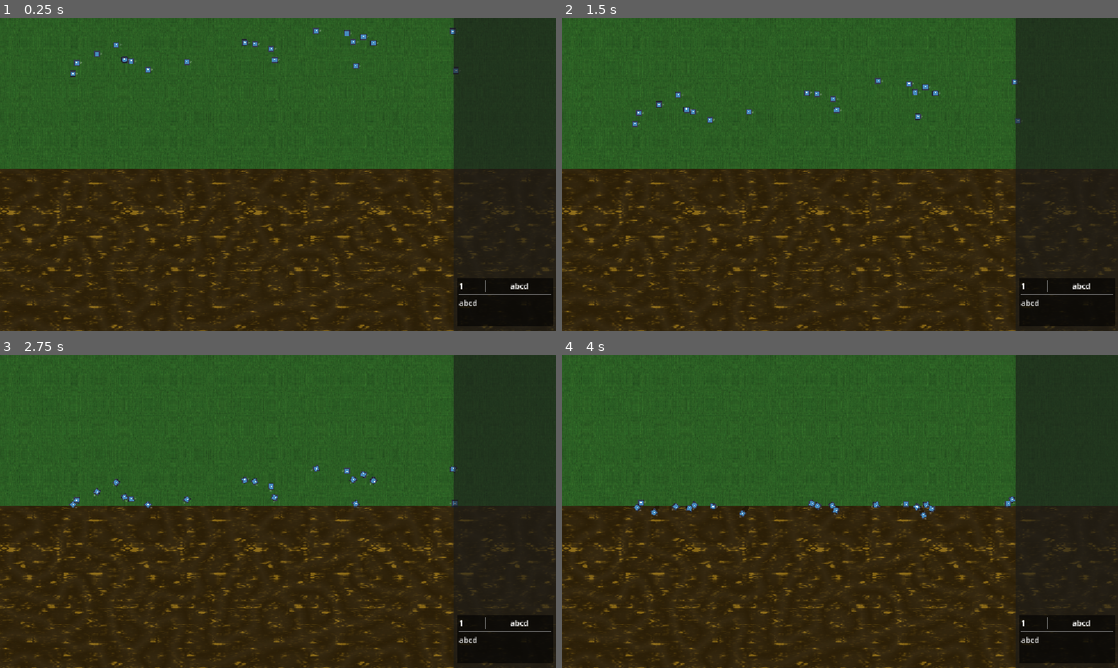
Above: before the commit, frames 1-4 (two rows, left to right).
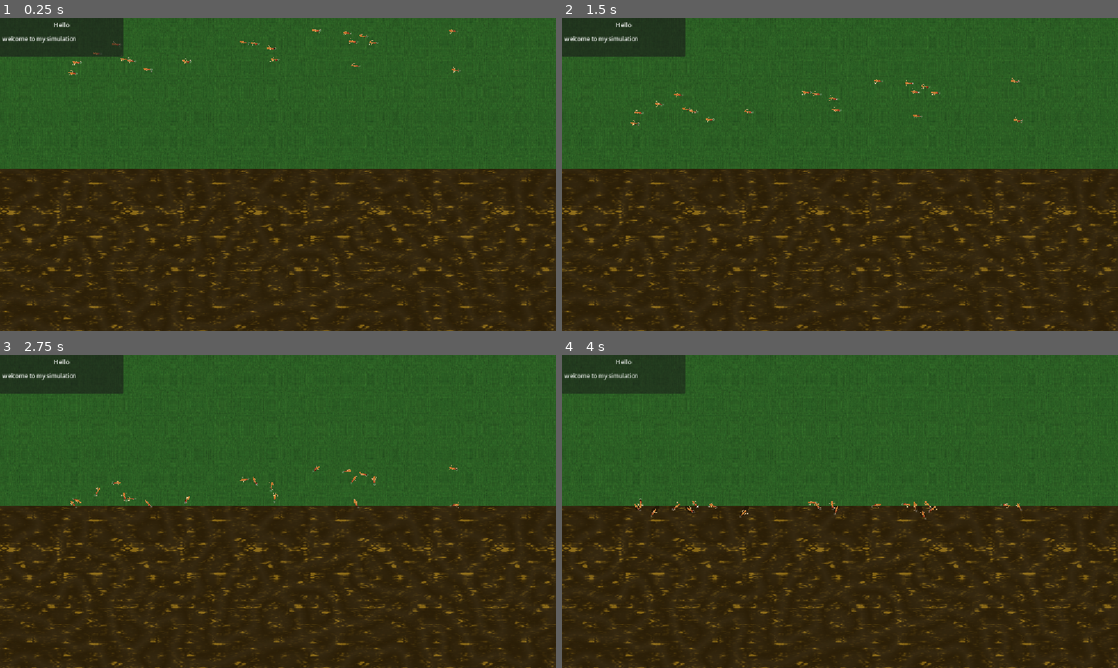
Above: after the commit, the same moments.

Repository: simonM-b/mitosis-sim
Game: Godot game, scene res://scenes/main_game.tscn
Same seed, same stepped clock (60 frames per second), same inputs: the game is played once before the commit and once after it. The engine's default icon, where the game draws it, is replaced by a stand-in: a white triangle on a blue panel in a dark square.
Inputs:
- Up to frame 1 (0.25 s): no input
- Up to frame 2 (1.5 s): no input
- Up to frame 3 (2.75 s): no input
- Up to frame 4 (4 s): no input

The runs differ from the first frame. In frame 1, 15% of the frame differs, in the area x 0-100%, y 0-100%; in frame 2, 15%; in frame 3, 15%; in frame 4, 15%.

Commit message:
added notif and slowrotation

Diff:
--- a/project.godot
+++ b/project.godot
@@ -30,6 +30,11 @@
 "events": [Object(InputEventKey,"resource_local_to_scene":false,"resource_name":"","device":-1,"window_id":0,"alt_press …(191 unchanged characters)…
 ]
 }
+spawnDebugNotif={
+"deadzone": 0.2,
+"events": [Object(InputEventKey,"resource_local_to_scene":false,"resource_name":"","device":-1,"window_id":0,"alt_pressed":false,"shift_pressed":true,"ctrl_pressed":false,"meta_pressed":false,"pressed":false,"keycode":0,"physical_keycode":80,"key_label":0,"unicode":80,"location":0,"echo":false,"script":null)
+]
+}
 
 [physics]
 
--- a/scenes/main_game.tscn
+++ b/scenes/main_game.tscn
@@ -3,7 +3,7 @@
 [ext_resource type="Script" uid="uid://dtptyq1dhs4nj" path="res://scripts/main_game.gd" id="1_72e8q"]
 [ext_resource type="Texture2D" uid="uid://crmrcjxfc2ewg" path="res://images/texturize_grass_1_1024.png" id="3_0rdsr"]
 [ext_resource type="PackedScene" uid="uid://dg0a3ebmqi7on" path="res://scenes/wood.tscn" id="3_d2op2"]
-[ext_resource type="PackedScene" uid="uid://dyqc6vbmt3lm1" path="res://scenes/notif_center.tscn" id="4_0rdsr"]
+[ext_resource type="PackedScene" uid="uid://nw6c5sicmept" path="res://scenes/notification_center.tscn" id="4_0rdsr"]
 
 [node name="main game" type="Node2D" unique_id=744269800]
 script = ExtResource("1_72e8q")
@@ -27,4 +27,9 @@
 [node name="Node2D" type="Node2D" parent="." unique_id=599876324]
 position = Vector2(1022, 0)
 
-[node name="notif center" parent="." unique_id=246688380 instance=ExtResource("4_0rdsr")]
+[node name="CanvasLayer" type="CanvasLayer" parent="." unique_id=1166469372]
+
+[node name="notification center" parent="CanvasLayer" unique_id=175688394 instance=ExtResource("4_0rdsr")]
+size_flags_horizontal = 4
+size_flags_vertical = 0
+mouse_filter = 2
--- a/scenes/notif_center.tscn
+++ /dev/null
@@ -1,41 +0,0 @@
-[gd_scene format=3 uid="uid://dyqc6vbmt3lm1"]
-
-[ext_resource type="Script" uid="uid://cu3dil4i4ib45" path="res://scripts/notif_center.gd" id="1_ihged"]
-
-[node name="notif center" type="Control" unique_id=246688380]
-layout_mode = 3
-anchors_preset = 0
-offset_left = 950.0
-offset_right = 1152.0
-offset_bottom = 648.0
-script = ExtResource("1_ihged")
-
-[node name="Panel" type="Panel" parent="." unique_id=483810128]
-layout_mode = 1
-anchors_preset = 15
-anchor_right = 1.0
-anchor_bottom = 1.0
-offset_left = -10.0
-grow_horizontal = 2
-grow_vertical = 2
-
-[node name="HBoxContainer" type="HBoxContainer" parent="." unique_id=1038569206]
-layout_mode = 1
-anchors_preset = 15
-anchor_right = 1.0
-anchor_bottom = 1.0
-grow_horizontal = 2
-grow_vertical = 2
-theme_override_constants/separation = 0
-
-[node name="MarginContainer" type="MarginContainer" parent="HBoxContainer" unique_id=1138486612]
-layout_mode = 2
-size_flags_horizontal = 3
-theme_override_constants/margin_left = 10
-theme_override_constants/margin_top = 10
-theme_override_constants/margin_right = 20
-theme_override_constants/margin_bottom = 10
-
-[node name="notif container" type="VBoxContainer" parent="HBoxContainer/MarginContainer" unique_id=557378617]
-layout_mode = 2
-size_flags_vertical = 8
--- a/scenes/notif_panel.tscn
+++ /dev/null
@@ -1,69 +0,0 @@
-[gd_scene format=3 uid="uid://d3luw1n8mi704"]
-
-[ext_resource type="Script" uid="uid://cemcnqjppwqki" path="res://scripts/notif_panel.gd" id="1_qe8x6"]
-
-[sub_resource type="StyleBoxFlat" id="StyleBoxFlat_qe8x6"]
-bg_color = Color(0, 0, 0, 0.5882353)
-
-[node name="notif panel" type="Panel" unique_id=361427126]
-custom_minimum_size = Vector2(200, 100)
-anchors_preset = 8
-anchor_left = 0.5
-anchor_top = 0.5
-anchor_right = 0.5
-anchor_bottom = 0.5
-offset_left = -151.0
-offset_top = -20.0
-offset_right = 151.0
-offset_bottom = 20.0
-grow_horizontal = 2
-grow_vertical = 2
-size_flags_horizontal = 4
-theme_override_styles/panel = SubResource("StyleBoxFlat_qe8x6")
-script = ExtResource("1_qe8x6")
-
-[node name="MarginContainer" type="MarginContainer" parent="." unique_id=633591570]
-layout_mode = 1
-anchors_preset = 15
-anchor_right = 1.0
-anchor_bottom = 1.0
-grow_horizontal = 2
-grow_vertical = 2
-theme_override_constants/margin_left = 5
-theme_override_constants/margin_top = 5
-theme_override_constants/margin_right = 5
-theme_override_constants/margin_bottom = 5
-
-[node name="VBoxContainer" type="VBoxContainer" parent="MarginContainer" unique_id=391233707]
-layout_mode = 2
-size_flags_horizontal = 3
-
-[node name="HBoxContainer" type="HBoxContainer" parent="MarginContainer/VBoxContainer" unique_id=1701023622]
-layout_mode = 2
-
-[node name="id" type="Label" parent="MarginContainer/VBoxContainer/HBoxContainer" unique_id=20977259]
-custom_minimum_size = Vector2(48, 0)
-layout_mode = 2
-text = "00000"
-
-[node name="VSeparator" type="VSeparator" parent="MarginContainer/VBoxContainer/HBoxContainer" unique_id=1574001642]
-layout_mode = 2
-
-[node name="CenterContainer" type="CenterContainer" parent="MarginContainer/VBoxContainer/HBoxContainer" unique_id=1966740416]
-layout_mode = 2
-size_flags_horizontal = 3
-
-[node name="title" type="Label" parent="MarginContainer/VBoxContainer/HBoxContainer/CenterContainer" unique_id=164495361]
-layout_mode = 2
-size_flags_horizontal = 0
-size_flags_vertical = 1
-text = "TITLE"
-
-[node name="HSeparator" type="HSeparator" parent="MarginContainer/VBoxContainer" unique_id=525714097]
-layout_mode = 2
-
-[node name="text" type="Label" parent="MarginContainer/VBoxContainer" unique_id=2022631781]
-layout_mode = 2
-size_flags_horizontal = 0
-size_flags_vertical = 0
-text = "this is a test"
--- /dev/null
+++ b/scenes/notification_center.tscn
@@ -0,0 +1,21 @@
+[gd_scene format=3 uid="uid://nw6c5sicmept"]
+
+[ext_resource type="Script" uid="uid://bpis7niue6u7v" path="res://scripts/notification_center.gd" id="1_4k325"]
+
+[node name="notification center" type="Control" unique_id=175688394]
+layout_mode = 3
+anchor_right = 0.22200002
+anchor_bottom = 1.0
+offset_right = 0.25598145
+grow_horizontal = 2
+grow_vertical = 2
+script = ExtResource("1_4k325")
+
+[node name="container" type="VBoxContainer" parent="." unique_id=1097525660]
+layout_mode = 1
+anchors_preset = -1
+anchor_right = 1.0
+anchor_bottom = 1.0
+offset_bottom = -568.0
+grow_horizontal = 2
+mouse_filter = 2
--- /dev/null
+++ b/scenes/notification_panel.tscn
@@ -0,0 +1,44 @@
+[gd_scene format=3 uid="uid://cxyqasawlioy3"]
+
+[ext_resource type="Script" uid="uid://bfa6sgt5g05u3" path="res://scripts/notification_panel.gd" id="1_s2f68"]
+
+[node name="notification panel" type="Panel" unique_id=1190292874]
+custom_minimum_size = Vector2(200, 80)
+offset_right = 40.0
+offset_bottom = 40.0
+mouse_filter = 2
+script = ExtResource("1_s2f68")
+
+[node name="MarginContainer" type="MarginContainer" parent="." unique_id=1143936289]
+layout_mode = 1
+anchors_preset = 15
+anchor_right = 1.0
+anchor_bottom = 1.0
+grow_horizontal = 2
+grow_vertical = 2
+mouse_filter = 2
+theme_override_constants/margin_left = 5
+theme_override_constants/margin_top = 5
+theme_override_constants/margin_right = 5
+theme_override_constants/margin_bottom = 5
+
+[node name="VBoxContainer" type="VBoxContainer" parent="MarginContainer" unique_id=952769737]
+layout_mode = 2
+mouse_filter = 2
+
+[node name="title" type="Label" parent="MarginContainer/VBoxContainer" unique_id=1239528001]
+layout_mode = 2
+size_flags_horizontal = 4
+theme_override_font_sizes/font_size = 13
+text = "Title"
+
+[node name="HSeparator" type="HSeparator" parent="MarginContainer/VBoxContainer" unique_id=903662930]
+layout_mode = 2
+mouse_filter = 2
+
+[node name="text" type="Label" parent="MarginContainer/VBoxContainer" unique_id=211586702]
+layout_mode = 2
+size_flags_horizontal = 0
+theme_override_font_sizes/font_size = 12
+text = "one
+two"
--- a/scenes/termite.tscn
+++ b/scenes/termite.tscn
@@ -1,7 +1,7 @@
 [gd_scene format=3 uid="uid://bmuhulpjmv1m7"]
 
 [ext_resource type="Script" uid="uid://bqb3flbyrc8vc" path="res://scripts/termite.gd" id="1_8m3yg"]
-[ext_resource type="Texture2D" uid="uid://cydvckkirmoy0" path="res://icon.svg" id="1_ba3qj"]
+[ext_resource type="Texture2D" uid="uid://dc630vax7ejg4" path="res://images/termite.png" id="2_06t62"]
 
 [sub_resource type="CircleShape2D" id="CircleShape2D_06t62"]
 radius = 6.0
@@ -15,8 +15,9 @@
 
 [node name="Sprite2D" type="Sprite2D" parent="." unique_id=294589785]
 texture_filter = 1
+rotation = 1.8185441
 scale = Vector2(0.1, 0.1)
-texture = ExtResource("1_ba3qj")
+texture = ExtResource("2_06t62")
 
 [node name="switchDirection" type="Timer" parent="." unique_id=865149000]
 wait_time = 2.0
@@ -34,8 +35,8 @@
 [node name="Label" type="Label" parent="." unique_id=1797747354]
 offset_left = 6.7770877
 offset_top = -3.8821497
-offset_right = 46.77709
-offset_bottom = 19.117851
+offset_right = 10.0
+offset_bottom = 4.1178503
 theme_override_font_sizes/font_size = 5
 text = ">"
 
--- a/scripts/main_game.gd
+++ b/scripts/main_game.gd
@@ -2,6 +2,8 @@
 
 const termitePreload = preload("res://scenes/termite.tscn")
 @onready var termiteContainer = $termiteContainer
+@onready var notifCenter = $"CanvasLayer/notification center"
+
 @export_range(1,100,1, "prefer_slider") var SpawnAmount: int = 10
 @export_group("spawn pos")
 @export var spawnMinX = 100
@@ -9,7 +11,7 @@
 
 # Called when the node enters the scene tree for the first time.
 func _ready() -> void:
-	$"notif center".spawnNotif("abcd","abcd")
+	notifCenter.spawnNotif("Hello","welcome to my simulation")
 	randomize()
 	for i in range(SpawnAmount):
 		spawnTermite(Vector2(randi_range(spawnMinX,spawnMaxX),randi_range(0,100)))
--- a/scripts/notif_center.gd
+++ /dev/null
@@ -1,23 +0,0 @@
-extends Control
-
-const notifPreload = preload("res://scenes/notif_panel.tscn")
-@onready var notifContainer = $"HBoxContainer/MarginContainer/notif container"
-
-var idNumber = 0
-
-# Called when the node enters the scene tree for the first time.
-func _ready() -> void:
-	pass # Replace with function body.
-
-
-# Called every frame. 'delta' is the elapsed time since the previous frame.
-func _process(delta: float) -> void:
-	pass
-
-func spawnNotif(title,text):
-	idNumber += 1
-	var notif = notifPreload.instantiate()
-	notifContainer.add_child(notif)
-	notif.id.text = str(idNumber)
-	notif.title.text = title
-	notif.mainText.text = text
--- a/scripts/notif_panel.gd
+++ /dev/null
@@ -1,16 +0,0 @@
-extends Panel
-
-@onready var id = $MarginContainer/VBoxContainer/HBoxContainer/id
-
-@onready var title = $MarginContainer/VBoxContainer/HBoxContainer/CenterContainer/title
-
-@onready var mainText = $MarginContainer/VBoxContainer/text
-
-# Called when the node enters the scene tree for the first time.
-func _ready() -> void:
-	pass # Replace with function body.
-
-
-# Called every frame. 'delta' is the elapsed time since the previous frame.
-func _process(delta: float) -> void:
-	pass
--- /dev/null
+++ b/scripts/notification_center.gd
@@ -0,0 +1,22 @@
+extends Control
+
+const notifPreload = preload('res://scenes/notification_panel.tscn')
+@onready var container = $container
+
+# Called when the node enters the scene tree for the first time.
+func _ready() -> void:
+	pass # Replace with function body.
+
+
+# Called every frame. 'delta' is the elapsed time since the previous frame.
+func _process(delta: float) -> void:
+	if Input.is_action_just_pressed("spawnDebugNotif"):
+		print("actionPressed")
+		spawnNotif("test Title","test Text")
+
+func spawnNotif(title:String,text:String,hideSpeed:float=10.0):
+	var notif = notifPreload.instantiate()
+	container.add_child(notif)
+	notif.title.text = title
+	notif.text.text = text
+	notif.dissapearSowley(hideSpeed)
--- /dev/null
+++ b/scripts/notification_panel.gd
@@ -0,0 +1,21 @@
+extends Panel
+
+@onready var title = $MarginContainer/VBoxContainer/title
+@onready var text = $MarginContainer/VBoxContainer/text
+
+# Called when the node enters the scene tree for the first time.
+func _ready() -> void:
+	pass # Replace with function body.
+
+
+# Called every frame. 'delta' is the elapsed time since the previous frame.
+func _process(delta: float) -> void:
+	if modulate.a < 0.2:
+		queue_free()
+
+func dissapearSowley(sec):
+	var tween = get_tree().create_tween()
+	tween.set_trans(Tween.TRANS_EXPO)
+	tween.tween_property(self, "modulate:a", 0, sec)
+	await tween.finished
+	queue_free()
--- a/scripts/termite.gd
+++ b/scripts/termite.gd
@@ -47,8 +47,6 @@
 
 	move_and_slide()
 
-func _draw() -> void:
-	pass
 
 func moved():
 	#print("moved")
@@ -76,7 +74,11 @@
 		rotation_direction = deg_to_rad(randf_range(rotationMin-50,rotationMax+50))
 	else:
 		rotation_direction = deg_to_rad(randf_range(rotationMin,rotationMax))
-	rotation = rotation_direction
+
+	var waitRotationTime = 0.8
+	var tween = get_tree().create_tween()
+	tween.tween_property(self, "rotation", rotation_direction, waitRotationTime)
+
 	oldTimerTime = timerTime
 
 
Binary file added: images/termite.png
Not shown, added: images/termite.png.import
Not shown, removed: scripts/notif_center.gd.uid
Not shown, removed: scripts/notif_panel.gd.uid
Not shown, added: scripts/notification_center.gd.uid
Not shown, added: scripts/notification_panel.gd.uid
